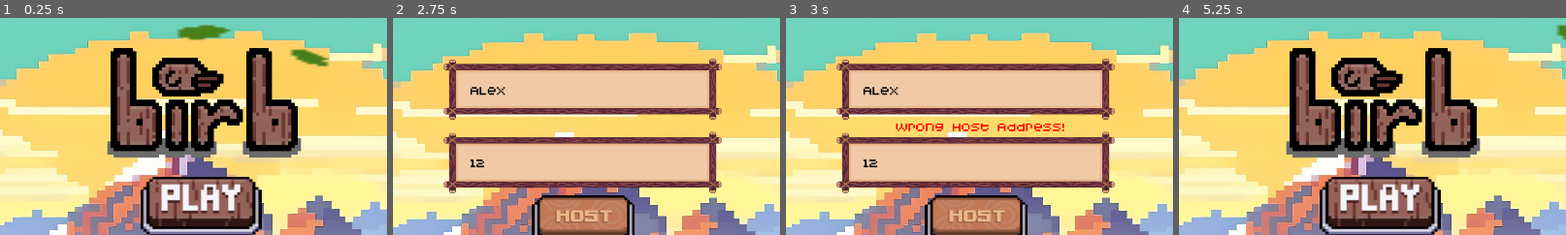
Above: before the commit, frames 1-4 (left to right).
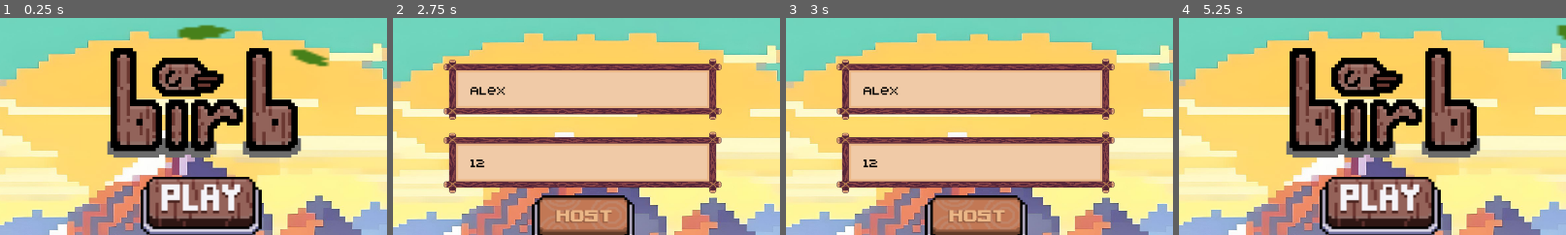
Above: after the commit, the same moments.

Repository: MattRadars/Birb
Game: Godot game, scene res://MainMenu.tscn
Same seed, same stepped clock (60 frames per second), same inputs: the game is played once before the commit and once after it.
Inputs (mouse positions are % of the whole screen's width and height, from its top left):
- Up to frame 1 (0.25 s): no input
- Up to frame 2 (2.75 s): click (50, 47) at 0.5 s; click (48, 37) at 1.27 s; type "12" at 1.35 s; click (48, 20) at 1.5 s; type "Alex" at 1.58 s; click (48, 51) at 2 s
- Up to frame 3 (3 s): click (48, 64) at 2.75 s
- Up to frame 4 (5.25 s): tap Enter (play_again) at 3.5, 4.35, 5 s; hold Enter (play_again) 3.53-4.28 s; tap Space (Jump) at 3.77, 4.07, 4.25, 4.52, 4.82 s; hold Escape (back_scene) from 5.03 s (still down); hold Enter (play_again) from 5.03 s (still down)
The pictures show only the part of the screen within x 24-74%, y 4-54%; the shares and areas given below are measured in that part.

Frames 1-2 are identical in both runs. In frame 3, 0.8% of the frame differs, in the area x 28-72%, y 48-53%; in frame 4, nothing differs.
Error before the commit: Out of bounds get index '4' (on base: 'PackedStringArray') (res://Lobby.gd:3)
Error after the commit: Out of bounds get index '3' (on base: 'PackedStringArray') (res://Lobby.gd:3)

Commit message:
added disconnection and modified powerups

Diff:
--- a/Characters/pipe.gd
+++ b/Characters/pipe.gd
@@ -11,17 +11,21 @@
 
 func _ready():
 	var prob = randi_range(1,100)
-	if prob <= 50:
+	if prob <= 99:
 		$powerup.visible = true
 		$powerup/CollisionShape2D.disabled = false
+		$powerup/CollisionShape2D.position.y += randi_range(-50, 50)
+		$powerup/Sprite2D.position.y = $powerup/CollisionShape2D.position.y
 		var powerup_prob = randi_range(1,4)
 		match powerup_prob:
 			1:
 				$powerup.powerup = "Phase"
 				$powerup/Sprite2D.texture = load("res://powerups/invisibility-powerup4.png")
+				$powerup/Sprite2D.scale *= Vector2(0.5, 0.5)
 			2:
 				$powerup.powerup = "Shrink"
 				$powerup/Sprite2D.texture = load("res://powerups/size-powerup3.png")
+				$powerup/Sprite2D.scale *= Vector2(0.5, 0.5)
 			3:
 				$powerup.powerup = "Blind"
 				$powerup/Sprite2D.texture = load("res://powerups/blind-power-up.png")
--- a/Characters/pipe_scene.tscn
+++ b/Characters/pipe_scene.tscn
@@ -61,13 +61,14 @@
 shape = SubResource("RectangleShape2D_leahm")
 
 [node name="powerup" type="Area2D" parent="."]
+position = Vector2(-3.027, 0)
 script = ExtResource("3_ve72w")
 
 [node name="Sprite2D" type="Sprite2D" parent="powerup"]
-position = Vector2(-6.05437, 17.7312)
+position = Vector2(-6.054, 0)
 
 [node name="CollisionShape2D" type="CollisionShape2D" parent="powerup"]
-position = Vector2(-3.02718, 27.0633)
+position = Vector2(0.757, 0)
 scale = Vector2(3.72026, 3.57797)
 shape = SubResource("CircleShape2D_vau1j")
 disabled = true
--- a/Ending.gd
+++ b/Ending.gd
@@ -21,12 +21,32 @@
 
 func _input(event):
 	if event.is_action_pressed("exit"):
-		get_tree().change_scene_to_file("res://MainMenu.tscn")
+		disconnection.rpc()
+		var multiplayer_peers = get_tree().get_multiplayer()
+		for i in multiplayer_peers.get_peers():
+			if multiplayer.get_unique_id() != i:
+				multiplayer.disconnect_peer(i)
+		print(multiplayer_peers.get_peers())
 	if event.is_action_pressed("play_again"):
 		get_tree().change_scene_to_file("res://CharacterSelection.tscn")
-
 
 @rpc("any_peer", "call_local")
 func update_status(id):
 	GameManager.Players[id].dead = false
 	GameManager.Players[id].ready = false
+
+@rpc("any_peer", "call_local")
+func disconnection():
+	get_tree().change_scene_to_file("res://Lobby.tscn")
+	get_tree().root.get_node("/root/CharacterSelect").queue_free()
+	var multiplayer_peers = get_tree().get_multiplayer()
+	for i in multiplayer_peers.get_peers():
+		if multiplayer.get_unique_id() != i:
+			multiplayer.disconnect_peer(i)
+	GameManager.Players.clear()
+	if multiplayer.get_unique_id() == 1:
+		multiplayer.multiplayer_peer.close()
+
+@rpc("any_peer", "call_local")
+func self_disconnect(id):
+	GameManager.Players.erase(id)
--- a/GameManager.gd
+++ b/GameManager.gd
@@ -15,6 +15,7 @@
 var winner = ""
 var ip = ""
 var no_host = true
+var disconnected = false
 var score = 0
 
 func _ready():
--- a/Lobby.gd
+++ b/Lobby.gd
@@ -1,10 +1,11 @@
 extends Node2D
 
-@export var Address = IP.get_local_addresses()[4]
+@export var Address = IP.get_local_addresses()[3]
 @export var port = 35
 var peer
 var character_select
 var game_start
+var host
 
 func _ready():
 	$EnterUsername.max_length = 8
@@ -16,12 +17,18 @@
 	multiplayer.peer_disconnected.connect(peer_disconnected)
 	multiplayer.connected_to_server.connect(connected_to_server)
 	multiplayer.connection_failed.connect(connection_failed)
+
 	scale = GameManager.scale_factor
 	pass
 
 func _input(event):
 	if event.is_action_pressed("back_scene"):
 		get_tree().change_scene_to_file("res://MainMenu.tscn")
+
+
+#func _on_enter_username_text_submitted(_new_text):
+	#GameManager.playername = $EnterUsername.text
+	#get_tree().change_scene_to_file("res://CharacterSelection.tscn")
 
 func _process(_delta):
 	if !GameManager.Players.has(multiplayer.get_unique_id()):
@@ -31,43 +38,36 @@
 		$StartBTN_temp.disabled = false
 		$StartBTN_temp.visible = true
 
-#	if GameManager.no_host == true:
-#		$IP.visible = false
-#		$Border2.visible = false
-#		$JoinBTN.visible = false
-#		$Border.position = Vector2(959,417)
-#		$EnterUsername.position = Vector2(660,360)
-#		GameManager.no_host = false
-#	pass
+	pass
 
 func _on_host_btn_pressed():
-	peer = ENetMultiplayerPeer.new()
-	var error = peer.create_server(port, 4)
+	host = ENetMultiplayerPeer.new()
+	var error = host.create_server(port, 4)
 	if error != OK:
-		$Warning.text = "Server Already Exists!"
 		print("Hosting failed! Error: " + str(error))
 		return
-	peer.get_host().compress(ENetConnection.COMPRESS_RANGE_CODER)
+	host.get_host().compress(ENetConnection.COMPRESS_RANGE_CODER)
 	var seed = randi_range(1, 69420)
 	GameManager.randomized = seed
-	multiplayer.set_multiplayer_peer(peer)
+
+	multiplayer.set_multiplayer_peer(host)
 	CharacterSelect()
 	SendPlayerInformation($EnterUsername.text, multiplayer.get_unique_id())
 	$Button_sound.play()
 	await get_tree().create_timer(0.17).timeout
 
 func _on_join_btn_pressed():
-	if $IP.text == Address:
-		peer = ENetMultiplayerPeer.new()
-		peer.create_client($IP.text, port)
-		peer.get_host().compress(ENetConnection.COMPRESS_RANGE_CODER)
-		multiplayer.set_multiplayer_peer(peer)
-		$HostBTN.visible = false
-		$HostBTN.disabled = true
-		$Button_sound.play()
-		await get_tree().create_timer(0.17).timeout
-	else:
-		$Warning.text = "Wrong Host Address!"
+	peer = ENetMultiplayerPeer.new()
+	peer.create_client(Address, port)
+	peer.get_host().compress(ENetConnection.COMPRESS_RANGE_CODER)
+	multiplayer.set_multiplayer_peer(peer)
+	$HostBTN.visible = false
+	$HostBTN.disabled = true
+	$JoinBTN.visible = false
+	$JoinBTN.disabled = true
+	$Button_sound.play()
+	await get_tree().create_timer(0.17).timeout
+	CharacterSelect()
 
 @rpc('any_peer')
 func SendPlayerInformation(player_name, id):
@@ -102,20 +102,14 @@
 func CharacterSelect():
 	character_select = load('res://CharacterSelection.tscn').instantiate()
 	get_tree().root.add_child(character_select)
-	self.hide()
 
 
 func peer_connected(id):
-	print("Player Connected " + str(id))
+	print("Player Connected" + str(id))
 
 
 func peer_disconnected(id):
-	print("Player Disconnected " + str(id))
-	GameManager.Players.erase(id)
-	var players = get_tree().get_nodes_in_group("Player")
-	for i in players:
-		if i.name == str(id):
-			i.queue_free()
+	print("Player Disconnected" + str(id))
 
 func connected_to_server():
 	print("Connected to server!")
--- a/birb_game.gd
+++ b/birb_game.gd
@@ -11,7 +11,7 @@
 const SCROLL_SPEED : int = 5
 var screen_size : Vector2i
 var num_pipes : Array
-const PIPE_DELAY : int = 1.5
+const PIPE_DELAY : int = 4
 const PIPE_RANGE : int = 200
 const PIPE_LIMIT : int = 10
 var player_id
@@ -102,7 +102,7 @@
 	else:
 		pipes.collision_mask = player_count + 2
 	pipes.position.x = get_window().size.x * PIPE_DELAY
-	pipes.position.y = 500 - randi_range(-200, 200)
+	pipes.position.y = get_window().size.y - (randi_range(-300, 300) * GameManager.scale_factor.y)
 	add_child(pipes)
 	num_pipes.append(pipes)
 
